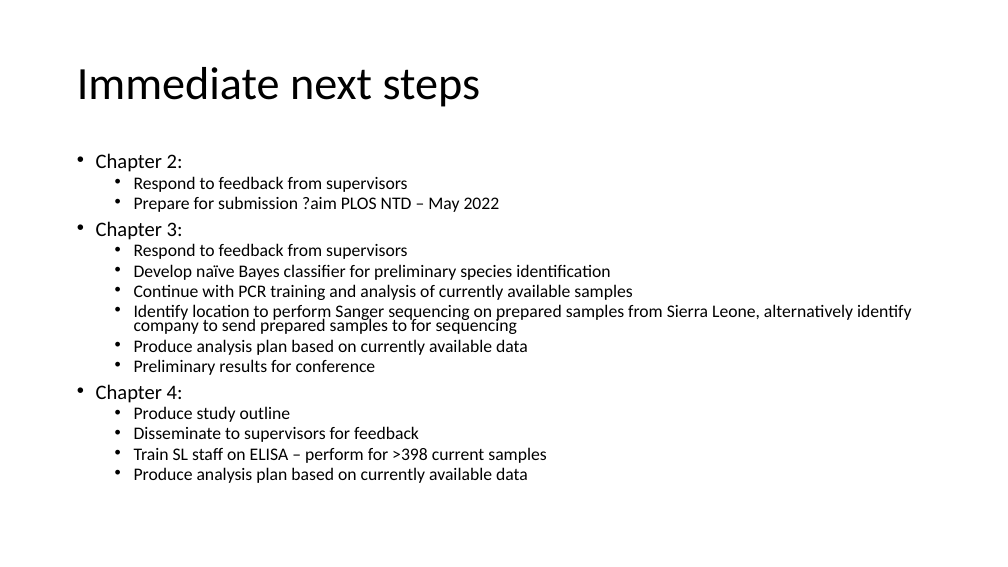
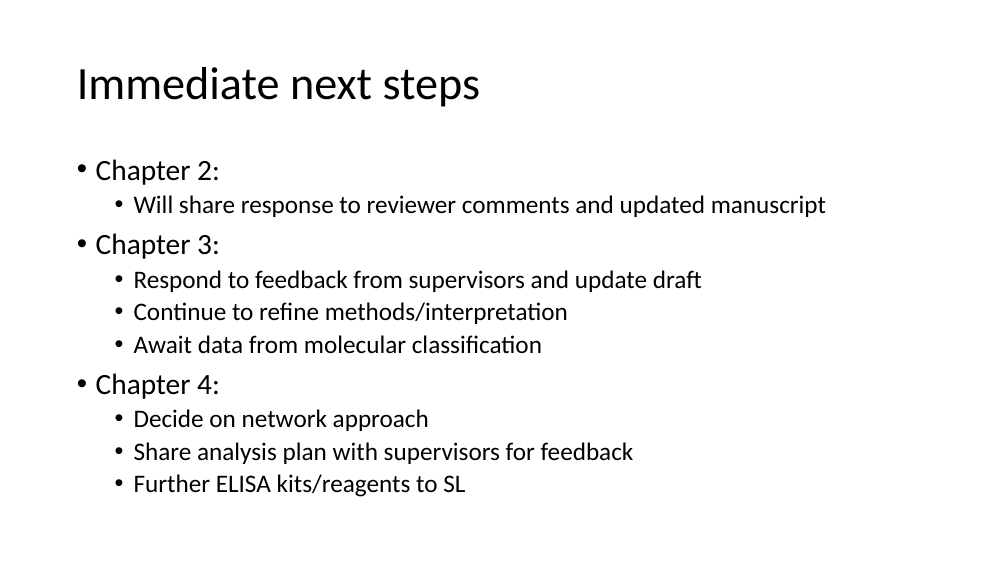
Before and after one commit to DidDrog11/phd_project, a slide deck: slide 13 of reports/supervisor_meeting_update/meeting_presentation_2022-10-27.pptx (slide 12 before the commit). Drawn at 1008x567 pixels with LibreOffice and Linux fonts; fonts in the diff are those of the drawing. Boxes give left, top, right and bottom in pixels: in the first picture for what was removed or moved away, otherwise in the second. Text is boxed around its words. In the diff, an @@ line names an element or a change of style, - is before the commit and + after.

```diff
--- a/reports/supervisor_meeting_update/meeting_presentation_2022-10-27.pptx
+++ b/reports/supervisor_meeting_update/meeting_presentation_2022-10-27.pptx
@@ text at (96, 159, 220, 399): size 19.6 to 28 pt in "Chapter 2:", "Chapter 3:", "Chapter 4:"; line spacing 0.7 to 0.9 @@
@@ text at (134, 195, 826, 217): text changed; size 16.8 to 24 pt @@
-  • Respond to feedback from supervisors
-  • Prepare for submission ?aim PLOS NTD – May 2022
+  • Will share response to reviewer comments and updated manuscript
@@ text at (134, 270, 702, 354): text changed; size 16.8 to 24 pt @@
-  • Respond to feedback from supervisors
-  • Develop naïve Bayes classifier for preliminary species identification
-  • Continue with PCR training and analysis of currently available samples
-  • Identify location to perform Sanger sequencing on prepared samples from Sierra Leone, alternatively identify company to send prepared samples to for sequencing
-  • Produce analysis plan based on currently available data
-  • Preliminary results for conference
+  • Respond to feedback from supervisors and update draft
+  • Continue to refine methods/interpretation
+  • Await data from molecular classification
@@ text at (134, 409, 634, 497): text changed; size 16.8 to 24 pt @@
-  • Produce study outline
-  • Disseminate to supervisors for feedback
-  • Train SL staff on ELISA – perform for >398 current samples
-  • Produce analysis plan based on currently available data
+  • Decide on network approach
+  • Share analysis plan with supervisors for feedback
+  • Further ELISA kits/reagents to SL
```
Also in this commit, not shown: 4 other slides changed, 3 slides added, 2 slides removed, 19 other files.
